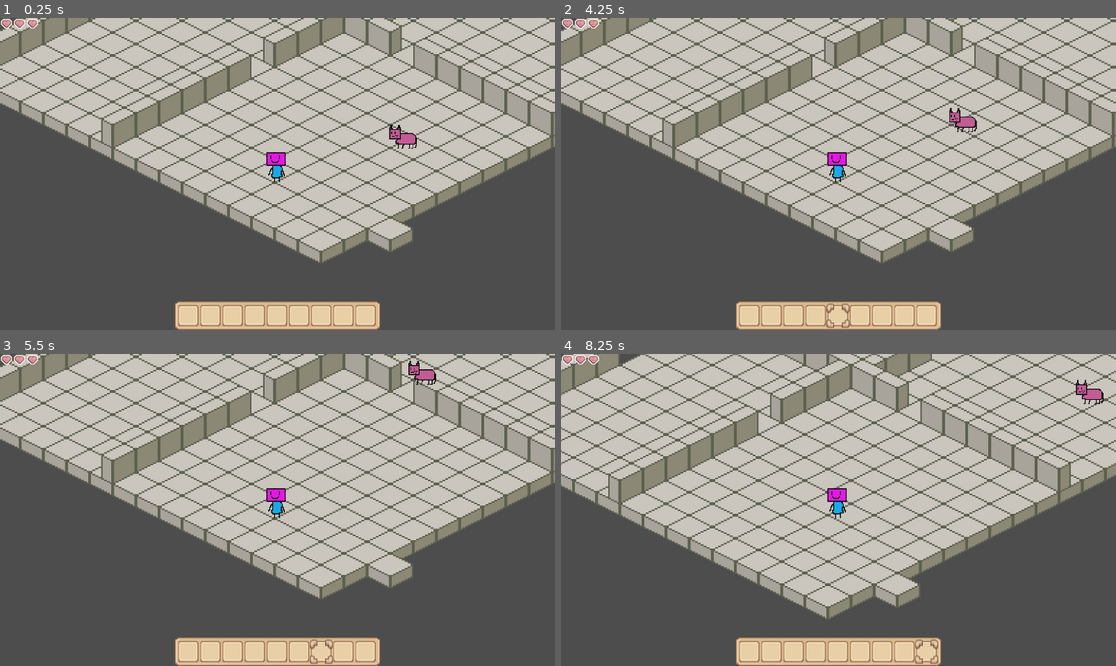
Above: before the commit, frames 1-4 (two rows, left to right).
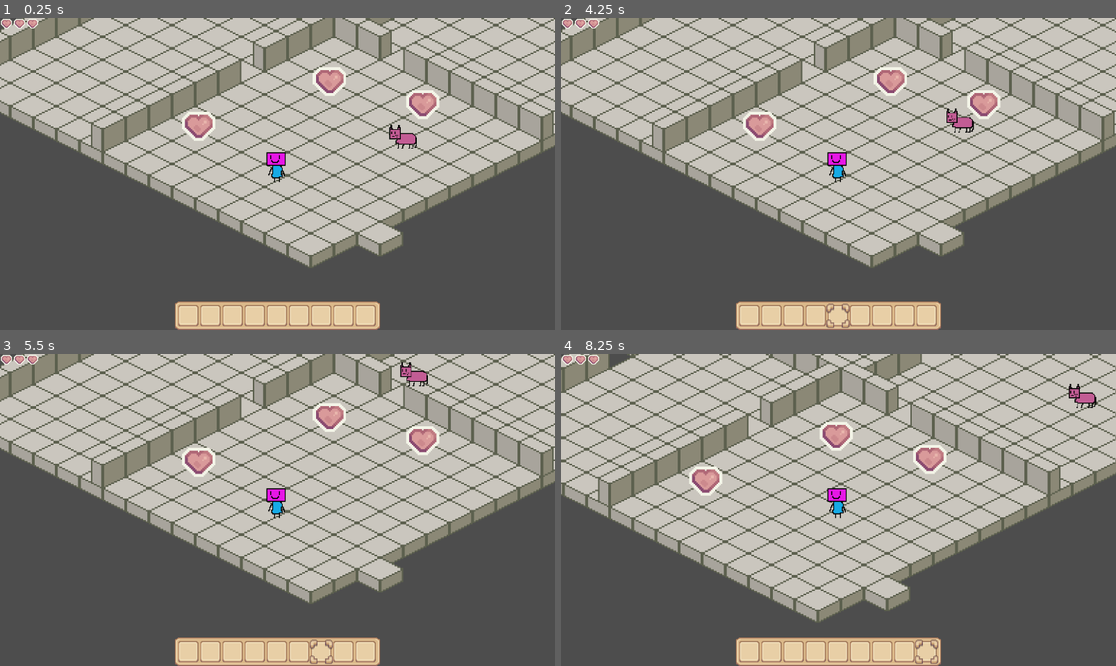
Above: after the commit, the same moments.

Repository: TheChrisJA/Warmth-and-Whiskers
Game: Godot game, scene res://main_game.tscn
Same seed, same stepped clock (60 frames per second), same inputs: the game is played once before the commit and once after it.
Inputs (mouse positions are in pixels of both pictures, inside the frame that each line leads up to):
- Up to frame 1 (0.25 s): no input
- Up to frame 2 (4.25 s): tap Enter at 0.5, 2, 3.5 s; drag from (749, 314) to (894, 105) at 0.52 s; tap Space at 1.25, 2.75 s; drag from (771, 314) to (810, 236) at 1.27 s; move the mouse to (794, 314) at 2.02 s; click (794, 314) at 2.17 s; drag from (816, 314) to (672, 127) at 2.77 s; drag from (838, 314) to (866, 174) at 3.52 s
- Up to frame 3 (5.5 s): drag from (299, 650) to (194, 432) at 4.27 s; move the mouse to (321, 650) at 5.02 s; click (321, 650) at 5.17 s
- Up to frame 4 (8.25 s): drag from (905, 650) to (727, 525) at 5.77 s; drag from (927, 650) to (894, 441) at 6.52 s; drag from (1005, 556) to (810, 572) at 7.27 s; move the mouse to (672, 463) at 8.02 s; click (672, 463) at 8.17 s

The runs differ from the first frame. In frame 1, 19% of the frame differs, in the area x 0-100%, y 0-80%; in frame 2, 20%; in frame 3, 20%; in frame 4, 24%, in the area x 0-100%, y 0-86%.

Commit message:
Added Inventory Pick up Properly

Diff:
--- a/warmth-and-whiskers/InventorySystem.gd
+++ b/warmth-and-whiskers/InventorySystem.gd
@@ -1,12 +1,22 @@
-extends Resource
+extends NinePatchRect
 
-class_name InventoryData
+var slots: Array = []
 
-@export var slots: Array[ItemData] = []
+# Slots will call this when they enter the scene tree
+func register_slot(slot_node):
+	if not slots.has(slot_node):
+		slots.append(slot_node)
 
-func add_item(item: ItemData):
-	for i in range(slots.size()):
-		if slots[i] == null:
-			slots[i] = item
-			return true
-	return false
+# World items will call this when clicked
+func add_item(item_texture: Texture2D) -> bool:
+	for slot in slots:
+		# Assuming ItemIcon is a TextureRect child of the slot
+		var icon_rect = slot.get_node("ItemIcon")
+
+		# If the slot is empty (no texture), put the item here
+		if icon_rect.texture == null:
+			icon_rect.texture = item_texture
+			return true # Successfully picked up
+
+	print("Inventory is full!")
+	return false # Failed to pick up
--- /dev/null
+++ b/warmth-and-whiskers/area_2d.gd
@@ -0,0 +1,15 @@
+extends Area2D
+
+# Assign the icon texture in the inspector that should appear in the UI
+@export var inventory_icon: Texture2D
+
+func _on_input_event(viewport: Node, event: InputEvent, shape_idx: int) -> void:
+	# Check if the player left-clicks the item
+	if event is InputEventMouseButton and event.button_index == MOUSE_BUTTON_LEFT and event.pressed:
+
+		# Try to add it to the UI
+		var was_picked_up = InventorySystem.add_item(inventory_icon)
+
+		if was_picked_up:
+			# Remove the item from the 2D world
+			queue_free()
--- a/warmth-and-whiskers/inventory_background.gd
+++ b/warmth-and-whiskers/inventory_background.gd
@@ -21,3 +21,25 @@
 	# The centering math from before
 	var slot_center = target_slot.global_position + (target_slot.size / 2.0)
 	cursor.global_position = slot_center - (cursor.size / 2.0)
+
+	# This will hold references to all your slot nodes
+var slots: Array = []
+
+# Slots will call this when they enter the scene tree
+func register_slot(slot_node):
+	if not slots.has(slot_node):
+		slots.append(slot_node)
+
+# World items will call this when clicked
+func add_item(item_texture: Texture2D) -> bool:
+	for slot in slots:
+		# Assuming ItemIcon is a TextureRect child of the slot
+		var icon_rect = slot.get_node("ItemIcon")
+
+		# If the slot is empty (no texture), put the item here
+		if icon_rect.texture == null:
+			icon_rect.texture = item_texture
+			return true # Successfully picked up
+
+	print("Inventory is full!")
+	return false # Failed to pick up
--- a/warmth-and-whiskers/inventory_slot.gd
+++ b/warmth-and-whiskers/inventory_slot.gd
@@ -2,6 +2,7 @@
 extends TextureRect
 
 signal slot_clicked(index)
+
 
 func _gui_input(event):
 	if event is InputEventMouseButton:
@@ -12,3 +13,10 @@
 
 func _on_gui_input(event: InputEvent) -> void:
 	pass # Replace with function body.
+
+func _ready():
+	# Tell the global system this slot is available to hold items
+	InventorySystem.register_slot(self)
+
+	# Optional: Ensure the icon starts empty
+	$ItemIcon.texture = null
--- a/warmth-and-whiskers/main_game.tscn
+++ b/warmth-and-whiskers/main_game.tscn
@@ -2,6 +2,7 @@
 
 [ext_resource type="Texture2D" uid="uid://70fqnvpey0lb" path="res://isometric-sandbox-32x32/isometric-sandbox-sheet.png" id="1_ykeeq"]
 [ext_resource type="Script" uid="uid://bfwmfub31rth2" path="res://player.gd" id="2_6bm6p"]
+[ext_resource type="Script" uid="uid://8tcvwwy1jta7" path="res://area_2d.gd" id="2_aomqu"]
 [ext_resource type="Texture2D" uid="uid://dvxrulned2y7e" path="res://testcharacter.png" id="3_dugkq"]
 [ext_resource type="Script" uid="uid://djsije4egnnj4" path="res://cat.gd" id="4_dugkq"]
 [ext_resource type="Texture2D" uid="uid://sfckl4lgtlnt" path="res://cattest.png" id="5_2pltu"]
@@ -113,6 +114,9 @@
 outlines = Array[PackedVector2Array]([PackedVector2Array(-45, 187, -18, 174, 2, 182, 10, 177, -9, 167, 100, 111, 12, 65 …(246 unchanged characters)…
 agent_radius = 4.0
 
+[sub_resource type="RectangleShape2D" id="RectangleShape2D_02kkc"]
+size = Vector2(1.4161224, 1.30719)
+
 [sub_resource type="CircleShape2D" id="CircleShape2D_l5ukw"]
 radius = 3.0
 
@@ -125,7 +129,7 @@
 [node name="World" type="Node2D" parent="." unique_id=882020150]
 
 [node name="Levels" type="Node2D" parent="World" unique_id=703755187]
-position = Vector2(-327, -131)
+position = Vector2(-334, -128)
 metadata/_edit_group_ = true
 
 [node name="TileMapLayer" type="TileMapLayer" parent="World/Levels" unique_id=1147118516]
@@ -153,6 +157,51 @@
 position = Vector2(1, 1)
 tile_map_data = PackedByteArray("AAACAPv/AAAEAAQAAAACAPz/AAAEAAQAAAABAP3/AAAEAAQAAAABAP7/AAAEAAQAAAD//wEAAAAEAAQAAAAAAAAAAAAEAAQAAAD//wIAAAAEAAQAAAD8//3/AAABAAMAAAD9//7/AAABAAMAAAD9////AAABAAMAAAD+/wAAAAABAAMAAAD+/wEAAAABAAMAAAA=")
 tile_set = SubResource("TileSet_6bm6p")
+
+[node name="Area2D" type="Area2D" parent="World/Levels" unique_id=468480454]
+script = ExtResource("2_aomqu")
+inventory_icon = ExtResource("11_02kkc")
+
+[node name="CollisionShape2D" type="CollisionShape2D" parent="World/Levels/Area2D" unique_id=1205493050]
+position = Vector2(-124.5, 103)
+scale = Vector2(18.359997, 18.359997)
+shape = SubResource("RectangleShape2D_02kkc")
+
+[node name="Sprite2D" type="Sprite2D" parent="World/Levels/Area2D" unique_id=1129958092]
+z_index = 2
+texture_filter = 1
+position = Vector2(-124.5, 103)
+texture = ExtResource("11_02kkc")
+
+[node name="Area2D2" type="Area2D" parent="World/Levels" unique_id=618031755]
+script = ExtResource("2_aomqu")
+inventory_icon = ExtResource("11_02kkc")
+
+[node name="CollisionShape2D" type="CollisionShape2D" parent="World/Levels/Area2D2" unique_id=1556678831]
+position = Vector2(30.5, 88)
+scale = Vector2(18.359997, 18.359997)
+shape = SubResource("RectangleShape2D_02kkc")
+
+[node name="Sprite2D" type="Sprite2D" parent="World/Levels/Area2D2" unique_id=726492510]
+z_index = 2
+texture_filter = 1
+position = Vector2(30.5, 88)
+texture = ExtResource("11_02kkc")
+
+[node name="Area2D3" type="Area2D" parent="World/Levels" unique_id=742261526]
+script = ExtResource("2_aomqu")
+inventory_icon = ExtResource("11_02kkc")
+
+[node name="CollisionShape2D" type="CollisionShape2D" parent="World/Levels/Area2D3" unique_id=1358164209]
+position = Vector2(-34, 72)
+scale = Vector2(18.359997, 18.359997)
+shape = SubResource("RectangleShape2D_02kkc")
+
+[node name="Sprite2D" type="Sprite2D" parent="World/Levels/Area2D3" unique_id=206180099]
+z_index = 2
+texture_filter = 1
+position = Vector2(-34, 72)
+texture = ExtResource("11_02kkc")
 
 [node name="Entities" type="Node2D" parent="World" unique_id=1590512556]
 position = Vector2(49, -14)
@@ -266,147 +315,220 @@
 script = ExtResource("9_mf81u")
 
 [node name="ItemIcon" type="TextureRect" parent="HudLayerCanvas/HudRoot/InventoryBackground/SlotGrid/InventorySlot" unique_id=10335479]
-layout_mode = 0
-offset_right = 25.0
-offset_bottom = 27.0
-expand_mode = 1
-stretch_mode = 4
-metadata/_edit_lock_ = true
-
-[node name="InventorySlot2" type="TextureRect" parent="HudLayerCanvas/HudRoot/InventoryBackground/SlotGrid" unique_id=925926172]
-texture_filter = 1
-layout_mode = 2
-mouse_filter = 0
-texture = ExtResource("8_aomqu")
-stretch_mode = 4
-script = ExtResource("9_mf81u")
-metadata/_edit_lock_ = true
-
-[node name="ItemIcon" type="TextureRect" parent="HudLayerCanvas/HudRoot/InventoryBackground/SlotGrid/InventorySlot2" unique_id=348047313]
-layout_mode = 0
-offset_right = 25.0
-offset_bottom = 27.0
-expand_mode = 1
-stretch_mode = 4
-metadata/_edit_lock_ = true
-
-[node name="InventorySlot3" type="TextureRect" parent="HudLayerCanvas/HudRoot/InventoryBackground/SlotGrid" unique_id=2057442852]
-texture_filter = 1
-layout_mode = 2
-mouse_filter = 0
-texture = ExtResource("8_aomqu")
-stretch_mode = 4
-script = ExtResource("9_mf81u")
-metadata/_edit_lock_ = true
-
-[node name="ItemIcon" type="TextureRect" parent="HudLayerCanvas/HudRoot/InventoryBackground/SlotGrid/InventorySlot3" unique_id=1038073626]
-layout_mode = 0
-offset_right = 25.0
-offset_bottom = 27.0
-expand_mode = 1
-stretch_mode = 4
-metadata/_edit_lock_ = true
-
-[node name="InventorySlot4" type="TextureRect" parent="HudLayerCanvas/HudRoot/InventoryBackground/SlotGrid" unique_id=2096035816]
-texture_filter = 1
-layout_mode = 2
-mouse_filter = 0
-texture = ExtResource("8_aomqu")
-stretch_mode = 4
-script = ExtResource("9_mf81u")
-metadata/_edit_lock_ = true
-
-[node name="ItemIcon" type="TextureRect" parent="HudLayerCanvas/HudRoot/InventoryBackground/SlotGrid/InventorySlot4" unique_id=1896828079]
-layout_mode = 0
-offset_right = 25.0
-offset_bottom = 27.0
-expand_mode = 1
-stretch_mode = 4
-metadata/_edit_lock_ = true
-
-[node name="InventorySlot5" type="TextureRect" parent="HudLayerCanvas/HudRoot/InventoryBackground/SlotGrid" unique_id=1670875452]
-texture_filter = 1
-layout_mode = 2
-mouse_filter = 0
-texture = ExtResource("8_aomqu")
-stretch_mode = 4
-script = ExtResource("9_mf81u")
-metadata/_edit_lock_ = true
-
-[node name="ItemIcon" type="TextureRect" parent="HudLayerCanvas/HudRoot/InventoryBackground/SlotGrid/InventorySlot5" unique_id=1303814459]
-layout_mode = 0
-offset_right = 25.0
-offset_bottom = 27.0
-expand_mode = 1
-stretch_mode = 4
-metadata/_edit_lock_ = true
-
-[node name="InventorySlot6" type="TextureRect" parent="HudLayerCanvas/HudRoot/InventoryBackground/SlotGrid" unique_id=858998486]
-texture_filter = 1
-layout_mode = 2
-mouse_filter = 0
-texture = ExtResource("8_aomqu")
-stretch_mode = 4
-script = ExtResource("9_mf81u")
-metadata/_edit_lock_ = true
-
-[node name="ItemIcon" type="TextureRect" parent="HudLayerCanvas/HudRoot/InventoryBackground/SlotGrid/InventorySlot6" unique_id=1765271943]
-layout_mode = 0
-offset_right = 25.0
-offset_bottom = 27.0
-expand_mode = 1
-stretch_mode = 4
-metadata/_edit_lock_ = true
-
-[node name="InventorySlot7" type="TextureRect" parent="HudLayerCanvas/HudRoot/InventoryBackground/SlotGrid" unique_id=1813585945]
-texture_filter = 1
-layout_mode = 2
-mouse_filter = 0
-texture = ExtResource("8_aomqu")
-stretch_mode = 4
-script = ExtResource("9_mf81u")
-metadata/_edit_lock_ = true
-
-[node name="ItemIcon" type="TextureRect" parent="HudLayerCanvas/HudRoot/InventoryBackground/SlotGrid/InventorySlot7" unique_id=276596426]
-layout_mode = 0
-offset_right = 25.0
-offset_bottom = 27.0
-expand_mode = 1
-stretch_mode = 4
-metadata/_edit_lock_ = true
-
-[node name="InventorySlot8" type="TextureRect" parent="HudLayerCanvas/HudRoot/InventoryBackground/SlotGrid" unique_id=114377315]
-texture_filter = 1
-layout_mode = 2
-mouse_filter = 0
-texture = ExtResource("8_aomqu")
-stretch_mode = 4
-script = ExtResource("9_mf81u")
-metadata/_edit_lock_ = true
-
-[node name="ItemIcon" type="TextureRect" parent="HudLayerCanvas/HudRoot/InventoryBackground/SlotGrid/InventorySlot8" unique_id=553941981]
-layout_mode = 0
-offset_right = 25.0
-offset_bottom = 27.0
-expand_mode = 1
-stretch_mode = 4
-metadata/_edit_lock_ = true
-
-[node name="InventorySlot9" type="TextureRect" parent="HudLayerCanvas/HudRoot/InventoryBackground/SlotGrid" unique_id=363971394]
-texture_filter = 1
-layout_mode = 2
-mouse_filter = 0
-texture = ExtResource("8_aomqu")
-stretch_mode = 4
-script = ExtResource("9_mf81u")
-metadata/_edit_lock_ = true
-
-[node name="ItemIcon" type="TextureRect" parent="HudLayerCanvas/HudRoot/InventoryBackground/SlotGrid/InventorySlot9" unique_id=2110825840]
-layout_mode = 0
-offset_right = 25.0
-offset_bottom = 27.0
-expand_mode = 1
-stretch_mode = 4
+layout_mode = 1
+anchors_preset = 8
+anchor_left = 0.5
+anchor_top = 0.5
+anchor_right = 0.5
+anchor_bottom = 0.5
+offset_left = -12.5
+offset_top = -13.5
+offset_right = 12.5
+offset_bottom = 13.5
+grow_horizontal = 2
+grow_vertical = 2
+expand_mode = 1
+stretch_mode = 5
+metadata/_edit_lock_ = true
+
+[node name="InventorySlot2" type="TextureRect" parent="HudLayerCanvas/HudRoot/InventoryBackground/SlotGrid" unique_id=2028393116]
+texture_filter = 1
+layout_mode = 2
+mouse_filter = 0
+texture = ExtResource("8_aomqu")
+stretch_mode = 4
+script = ExtResource("9_mf81u")
+
+[node name="ItemIcon" type="TextureRect" parent="HudLayerCanvas/HudRoot/InventoryBackground/SlotGrid/InventorySlot2" unique_id=2006153420]
+layout_mode = 1
+anchors_preset = 8
+anchor_left = 0.5
+anchor_top = 0.5
+anchor_right = 0.5
+anchor_bottom = 0.5
+offset_left = -12.5
+offset_top = -13.5
+offset_right = 12.5
+offset_bottom = 13.5
+grow_horizontal = 2
+grow_vertical = 2
+expand_mode = 1
+stretch_mode = 5
+metadata/_edit_lock_ = true
+
+[node name="InventorySlot3" type="TextureRect" parent="HudLayerCanvas/HudRoot/InventoryBackground/SlotGrid" unique_id=303866987]
+texture_filter = 1
+layout_mode = 2
+mouse_filter = 0
+texture = ExtResource("8_aomqu")
+stretch_mode = 4
+script = ExtResource("9_mf81u")
+
+[node name="ItemIcon" type="TextureRect" parent="HudLayerCanvas/HudRoot/InventoryBackground/SlotGrid/InventorySlot3" unique_id=1184394617]
+layout_mode = 1
+anchors_preset = 8
+anchor_left = 0.5
+anchor_top = 0.5
+anchor_right = 0.5
+anchor_bottom = 0.5
+offset_left = -12.5
+offset_top = -13.5
+offset_right = 12.5
+offset_bottom = 13.5
+grow_horizontal = 2
+grow_vertical = 2
+expand_mode = 1
+stretch_mode = 5
+metadata/_edit_lock_ = true
+
+[node name="InventorySlot4" type="TextureRect" parent="HudLayerCanvas/HudRoot/InventoryBackground/SlotGrid" unique_id=1580671594]
+texture_filter = 1
+layout_mode = 2
+mouse_filter = 0
+texture = ExtResource("8_aomqu")
+stretch_mode = 4
+script = ExtResource("9_mf81u")
+
+[node name="ItemIcon" type="TextureRect" parent="HudLayerCanvas/HudRoot/InventoryBackground/SlotGrid/InventorySlot4" unique_id=221753060]
+layout_mode = 1
+anchors_preset = 8
+anchor_left = 0.5
+anchor_top = 0.5
+anchor_right = 0.5
+anchor_bottom = 0.5
+offset_left = -12.5
+offset_top = -13.5
+offset_right = 12.5
+offset_bottom = 13.5
+grow_horizontal = 2
+grow_vertical = 2
+expand_mode = 1
+stretch_mode = 5
+metadata/_edit_lock_ = true
+
+[node name="InventorySlot5" type="TextureRect" parent="HudLayerCanvas/HudRoot/InventoryBackground/SlotGrid" unique_id=572450031]
+texture_filter = 1
+layout_mode = 2
+mouse_filter = 0
+texture = ExtResource("8_aomqu")
+stretch_mode = 4
+script = ExtResource("9_mf81u")
+
+[node name="ItemIcon" type="TextureRect" parent="HudLayerCanvas/HudRoot/InventoryBackground/SlotGrid/InventorySlot5" unique_id=54518594]
+layout_mode = 1
+anchors_preset = 8
+anchor_left = 0.5
+anchor_top = 0.5
+anchor_right = 0.5
+anchor_bottom = 0.5
+offset_left = -12.5
+offset_top = -13.5
+offset_right = 12.5
+offset_bottom = 13.5
+grow_horizontal = 2
+grow_vertical = 2
+expand_mode = 1
+stretch_mode = 5
+metadata/_edit_lock_ = true
+
+[node name="InventorySlot6" type="TextureRect" parent="HudLayerCanvas/HudRoot/InventoryBackground/SlotGrid" unique_id=201648659]
+texture_filter = 1
+layout_mode = 2
+mouse_filter = 0
+texture = ExtResource("8_aomqu")
+stretch_mode = 4
+script = ExtResource("9_mf81u")
+
+[node name="ItemIcon" type="TextureRect" parent="HudLayerCanvas/HudRoot/InventoryBackground/SlotGrid/InventorySlot6" unique_id=638988755]
+layout_mode = 1
+anchors_preset = 8
+anchor_left = 0.5
+anchor_top = 0.5
+anchor_right = 0.5
+anchor_bottom = 0.5
+offset_left = -12.5
+offset_top = -13.5
+offset_right = 12.5
+offset_bottom = 13.5
+grow_horizontal = 2
+grow_vertical = 2
+expand_mode = 1
+stretch_mode = 5
+metadata/_edit_lock_ = true
+
+[node name="InventorySlot7" type="TextureRect" parent="HudLayerCanvas/HudRoot/InventoryBackground/SlotGrid" unique_id=780004834]
+texture_filter = 1
+layout_mode = 2
+mouse_filter = 0
+texture = ExtResource("8_aomqu")
+stretch_mode = 4
+script = ExtResource("9_mf81u")
+
+[node name="ItemIcon" type="TextureRect" parent="HudLayerCanvas/HudRoot/InventoryBackground/SlotGrid/InventorySlot7" unique_id=230576934]
+layout_mode = 1
+anchors_preset = 8
+anchor_left = 0.5
+anchor_top = 0.5
+anchor_right = 0.5
+anchor_bottom = 0.5
+offset_left = -12.5
+offset_top = -13.5
+offset_right = 12.5
+offset_bottom = 13.5
+grow_horizontal = 2
+grow_vertical = 2
+expand_mode = 1
+stretch_mode = 5
+metadata/_edit_lock_ = true
+
+[node name="InventorySlot8" type="TextureRect" parent="HudLayerCanvas/HudRoot/InventoryBackground/SlotGrid" unique_id=1698957862]
+texture_filter = 1
+layout_mode = 2
+mouse_filter = 0
+texture = ExtResource("8_aomqu")
+stretch_mode = 4
+script = ExtResource("9_mf81u")
+
+[node name="ItemIcon" type="TextureRect" parent="HudLayerCanvas/HudRoot/InventoryBackground/SlotGrid/InventorySlot8" unique_id=94511667]
+layout_mode = 1
+anchors_preset = 8
+anchor_left = 0.5
+anchor_top = 0.5
+anchor_right = 0.5
+anchor_bottom = 0.5
+offset_left = -12.5
+offset_top = -13.5
+offset_right = 12.5
+offset_bottom = 13.5
+grow_horizontal = 2
+grow_vertical = 2
+expand_mode = 1
+stretch_mode = 5
+metadata/_edit_lock_ = true
+
+[node name="InventorySlot9" type="TextureRect" parent="HudLayerCanvas/HudRoot/InventoryBackground/SlotGrid" unique_id=378670509]
+texture_filter = 1
+layout_mode = 2
+mouse_filter = 0
+texture = ExtResource("8_aomqu")
+stretch_mode = 4
+script = ExtResource("9_mf81u")
+
+[node name="ItemIcon" type="TextureRect" parent="HudLayerCanvas/HudRoot/InventoryBackground/SlotGrid/InventorySlot9" unique_id=935832019]
+layout_mode = 1
+anchors_preset = 8
+anchor_left = 0.5
+anchor_top = 0.5
+anchor_right = 0.5
+anchor_bottom = 0.5
+offset_left = -12.5
+offset_top = -13.5
+offset_right = 12.5
+offset_bottom = 13.5
+grow_horizontal = 2
+grow_vertical = 2
+expand_mode = 1
+stretch_mode = 5
 metadata/_edit_lock_ = true
 
 [node name="SelectorCursor" type="TextureRect" parent="HudLayerCanvas/HudRoot/InventoryBackground" unique_id=1968707035]
@@ -454,6 +576,9 @@
 offset_right = -122.0
 offset_bottom = 70.0
 
+[connection signal="input_event" from="World/Levels/Area2D" to="World/Levels/Area2D" method="_on_input_event"]
+[connection signal="input_event" from="World/Levels/Area2D2" to="World/Levels/Area2D2" method="_on_input_event"]
+[connection signal="input_event" from="World/Levels/Area2D3" to="World/Levels/Area2D3" method="_on_input_event"]
 [connection signal="timeout" from="Systems/SpawnManager/Cat/Timer" to="Systems/SpawnManager/Cat" method="_on_timer_timeout"]
 [connection signal="gui_input" from="HudLayerCanvas/HudRoot/InventoryBackground/SlotGrid/InventorySlot" to="HudLayerCanvas/HudRoot/InventoryBackground/SlotGrid/InventorySlot" method="_on_gui_input"]
 [connection signal="gui_input" from="HudLayerCanvas/HudRoot/InventoryBackground/SlotGrid/InventorySlot2" to="HudLayerCanvas/HudRoot/InventoryBackground/SlotGrid/InventorySlot2" method="_on_gui_input"]
--- a/warmth-and-whiskers/project.godot
+++ b/warmth-and-whiskers/project.godot
@@ -15,6 +15,10 @@
 config/features=PackedStringArray("4.6", "Forward Plus")
 config/icon="res://icon.svg"
 
+[autoload]
+
+InventorySystem="*uid://b7p11vhu8whi4"
+
 [physics]
 
 3d/physics_engine="Jolt Physics"
Not shown, changed: warmth-and-whiskers/InventorySystem.gd.uid
Not shown, added: warmth-and-whiskers/area_2d.gd.uid
